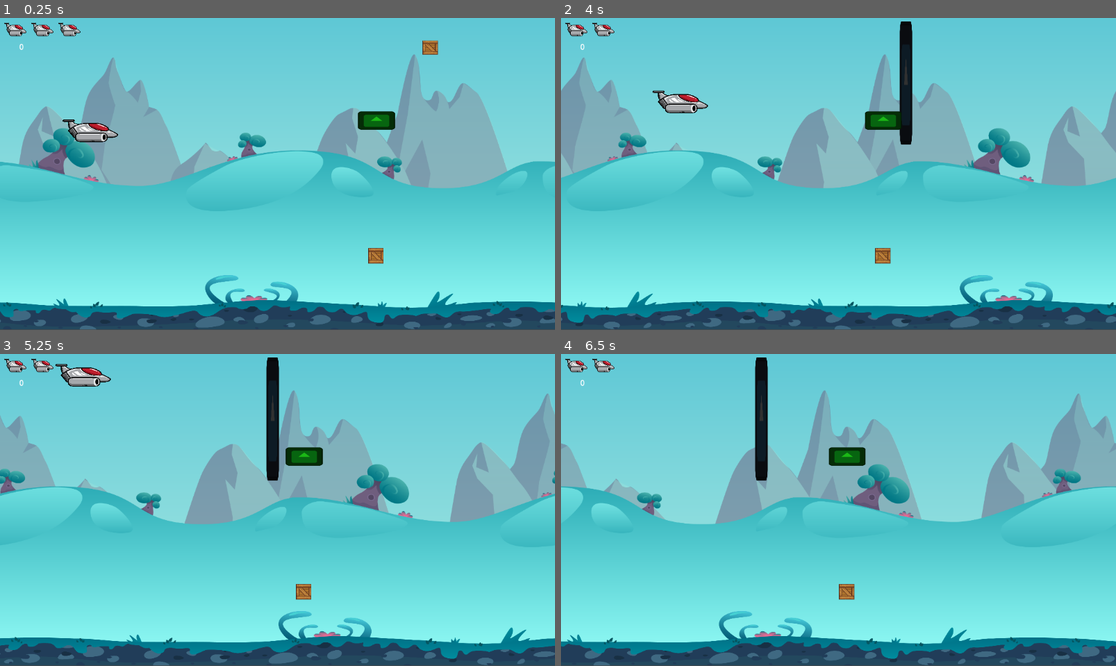
Above: before the commit, frames 1-4 (two rows, left to right).
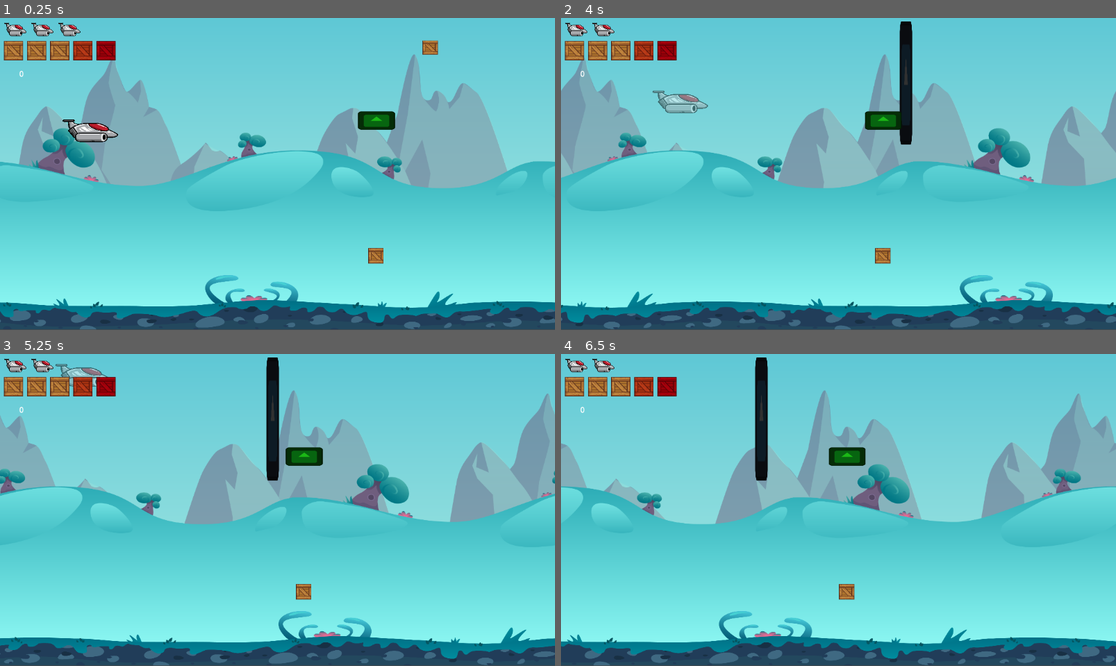
Above: after the commit, the same moments.

Repository: Ikkisoad/Godot-WIld-Jam-65
Game: Godot game, scene res://Scenes/main.tscn
Two runs of this game, one before a commit and one after it. Both use one fixed random seed, a clock stepped at 60 frames per second and the inputs below. The engine's default icon, where the game draws it, is replaced by a stand-in: a white triangle on a blue panel in a dark square.
Inputs:
- Up to frame 1 (0.25 s): no input
- Up to frame 2 (4 s): hold Space (release) 0.53-1.28 s; hold Right (right) 0.53-2.03 s; tap Up (up) at 0.77, 0.8, 1.07, 1.35, 1.52, 1.82, 2.3, 3.02, 3.32 s; tap Space (release) at 1.55, 2.85 s; hold Left (left) 2.03-2.78 s; hold Space (release) 2.03-2.78 s; hold Right (right) from 2.78 s (still down); hold Up (up) from 3.53 s (still down)
- Up to frame 3 (5.25 s): release Right (right) at 4.28 s; release Up (up) at 4.28 s; hold Left (left) 4.28-5.03 s; tap Space (release) at 4.35 s; tap Up (up) at 4.52, 4.82 s; hold Right (right) from 5.03 s (still down); hold Space (release) from 5.03 s (still down)
- Up to frame 4 (6.5 s): tap Up (up) at 5.3, 5.85, 6.02, 6.32 s; release Right (right) at 5.78 s; release Space (release) at 5.78 s; hold Left (left) from 5.78 s (still down); tap Space (release) at 6.05 s

The runs differ from the first frame. In frame 1, 1.1% of the frame differs, in the area x 0-21%, y 7-19%; in frame 2, 1.5%, in the area x 0-27%, y 7-31%; in frame 3, 1.4%; in frame 4, 1.1%.

Commit message:
autoload

Diff:
--- a/Scenes/PackageArea2D.gd
+++ b/Scenes/PackageArea2D.gd
@@ -7,6 +7,6 @@
 	position.x -= xSpeed
 
 func _on_body_entered(body):
-	if body.is_in_group(PLAYER_GROUP):
+	if body.is_in_group(PLAYER_GROUP) && Autoload.packages < 5:
 		body.collectPackage()
 		queue_free()
--- a/Scenes/PlayerCharacterBody2D.gd
+++ b/Scenes/PlayerCharacterBody2D.gd
@@ -1,6 +1,7 @@
 extends CharacterBody2D
 
 @onready var timer = $releaseTimer
+@onready var animated_sprite_2d = $AnimatedSprite2D
 
 const SPEED = 300.0
 const JUMP_VELOCITY = -280.0
@@ -12,8 +13,6 @@
 var spawnPosition = Vector2(0,0)
 @onready var collision_shape_2d = $CollisionShape2D
 
-var packageCount = 0
-
 # Get the gravity from the project settings to be synced with RigidBody nodes.
 var gravity = ProjectSettings.get_setting("physics/2d/default_gravity")
 
@@ -21,8 +20,7 @@
 	spawnPosition = global_position
 
 func _process(delta):
-	if Input.is_action_pressed("release") && timer.is_stopped() && packageCount > 0:
-		packageCount -= 1
+	if Input.is_action_pressed("release") && timer.is_stopped() && Autoload.packages > 0:
 		var releasePackage = package.instantiate()
 		releasePackage.global_position.y += 50
 		add_child(releasePackage)
@@ -55,7 +53,8 @@
 	move_and_slide()
 
 func Die():
-	get_parent().updateLives()
+	animated_sprite_2d.modulate = Color(Color.WHITE,0.5)
+	Autoload.playerDeath()
 	setInvul(true)
 	get_tree().create_timer(3).timeout.connect(endInvul)
 	global_position = spawnPosition
@@ -66,10 +65,10 @@
 	collision_shape_2d.set_deferred("disabled", value)
 
 func endInvul():
+	animated_sprite_2d.modulate = Color.WHITE
 	collision_shape_2d.set_deferred("disabled", false)
 #func rotate():
 	#rotation =
 	#pass
 func collectPackage():
-	get_parent().updateScore(10)
-	packageCount += 1
+	Autoload.collectPackage()
--- a/Scenes/ingame_hud.gd
+++ b/Scenes/ingame_hud.gd
@@ -4,23 +4,41 @@
 @onready var _1 = $"1"
 @onready var _2 = $"2"
 @onready var _3 = $"3"
+@onready var package_1 = $Package1
+@onready var package_2 = $Package2
+@onready var package_3 = $Package3
+@onready var package_4 = $Package4
+@onready var package_5 = $Package5
 
 var lives = 3
-
 var scoreCount = 0
 
-func updateScore(value):
-	scoreCount += value
-	score.text = str(scoreCount)
+func _ready():
+	Autoload.scoreCounted.connect(updateScore)
+	Autoload.packageCollected.connect(updateScore)
+	Autoload.died.connect(updateLives)
+
+func updateScore():
+	score.text = str(Autoload.score)
 
 func updateLives():
-	lives -= 1
-	#if lives <= 0:
-	#I think that is useful to put here the death/gameOver sequence. e.g animation pause, set_process(false) etc etc
-	match lives:
+	match Autoload.lives:
 		2:
 			_3.visible = false
 		1:
 			_2.visible = false
 		0:
 			_1.visible = false
+
+func updatePackages():
+	match Autoload.packages:
+		4:
+			package_5.visible = false
+		3:
+			package_4.visible = false
+		2:
+			package_3.visible = false
+		1:
+			package_2.visible = false
+		0:
+			package_1.visible = false
--- a/Scenes/ingame_hud.tscn
+++ b/Scenes/ingame_hud.tscn
@@ -1,7 +1,8 @@
-[gd_scene load_steps=3 format=3 uid="uid://cg6t4spgk1qw"]
+[gd_scene load_steps=4 format=3 uid="uid://cg6t4spgk1qw"]
 
 [ext_resource type="Texture2D" uid="uid://bxgii7b0bi06n" path="res://Sprites/airship.png" id="1_32prb"]
 [ext_resource type="Script" path="res://Scenes/ingame_hud.gd" id="1_xx4c4"]
+[ext_resource type="Texture2D" uid="uid://kfwn1x1744a5" path="res://Sprites/00.png" id="3_4hcvr"]
 
 [node name="IngameHUD" type="Control"]
 layout_mode = 3
@@ -42,9 +43,56 @@
 [node name="score" type="Label" parent="."]
 layout_mode = 0
 offset_left = 8.0
-offset_top = 48.0
+offset_top = 104.0
 offset_right = 82.0
-offset_bottom = 71.0
+offset_bottom = 127.0
 text = "0"
 horizontal_alignment = 1
 vertical_alignment = 1
+
+[node name="Package1" type="TextureRect" parent="."]
+layout_mode = 0
+offset_left = 8.0
+offset_top = 48.0
+offset_right = 48.0
+offset_bottom = 88.0
+texture = ExtResource("3_4hcvr")
+expand_mode = 1
+
+[node name="Package2" type="TextureRect" parent="."]
+layout_mode = 0
+offset_left = 56.0
+offset_top = 48.0
+offset_right = 96.0
+offset_bottom = 88.0
+texture = ExtResource("3_4hcvr")
+expand_mode = 1
+
+[node name="Package3" type="TextureRect" parent="."]
+layout_mode = 0
+offset_left = 104.0
+offset_top = 48.0
+offset_right = 144.0
+offset_bottom = 88.0
+texture = ExtResource("3_4hcvr")
+expand_mode = 1
+
+[node name="Package4" type="TextureRect" parent="."]
+modulate = Color(0.968627, 0.443137, 0.392157, 1)
+layout_mode = 0
+offset_left = 152.0
+offset_top = 48.0
+offset_right = 192.0
+offset_bottom = 88.0
+texture = ExtResource("3_4hcvr")
+expand_mode = 1
+
+[node name="Package5" type="TextureRect" parent="."]
+modulate = Color(0.878431, 0, 0.196078, 1)
+layout_mode = 0
+offset_left = 200.0
+offset_top = 48.0
+offset_right = 240.0
+offset_bottom = 88.0
+texture = ExtResource("3_4hcvr")
+expand_mode = 1
--- /dev/null
+++ b/Script/autoload.gd
@@ -0,0 +1,22 @@
+extends Node
+
+var score = 0
+var lives = 3
+var packages = 0
+
+signal scoreCounted()
+signal packageCollected()
+signal died()
+
+func countScore(value):
+	score += value
+	scoreCounted.emit()
+
+func collectPackage():
+	score += 10
+	packages += 1
+	packageCollected.emit()
+
+func playerDeath():
+	lives -= 1
+	died.emit()
--- a/project.godot
+++ b/project.godot
@@ -14,6 +14,10 @@
 run/main_scene="res://Scenes/main.tscn"
 config/features=PackedStringArray("4.2", "GL Compatibility")
 config/icon="res://icon.svg"
+
+[autoload]
+
+Autoload="*res://Script/autoload.gd"
 
 [input]
 
